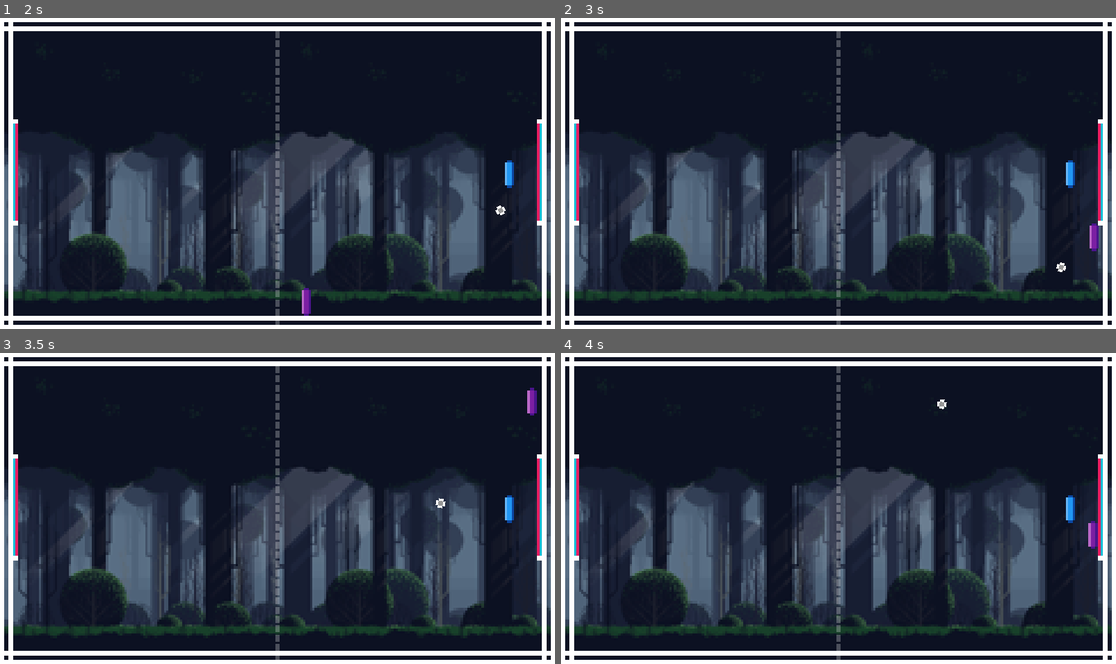
Above: before the commit, frames 1-4 (two rows, left to right).
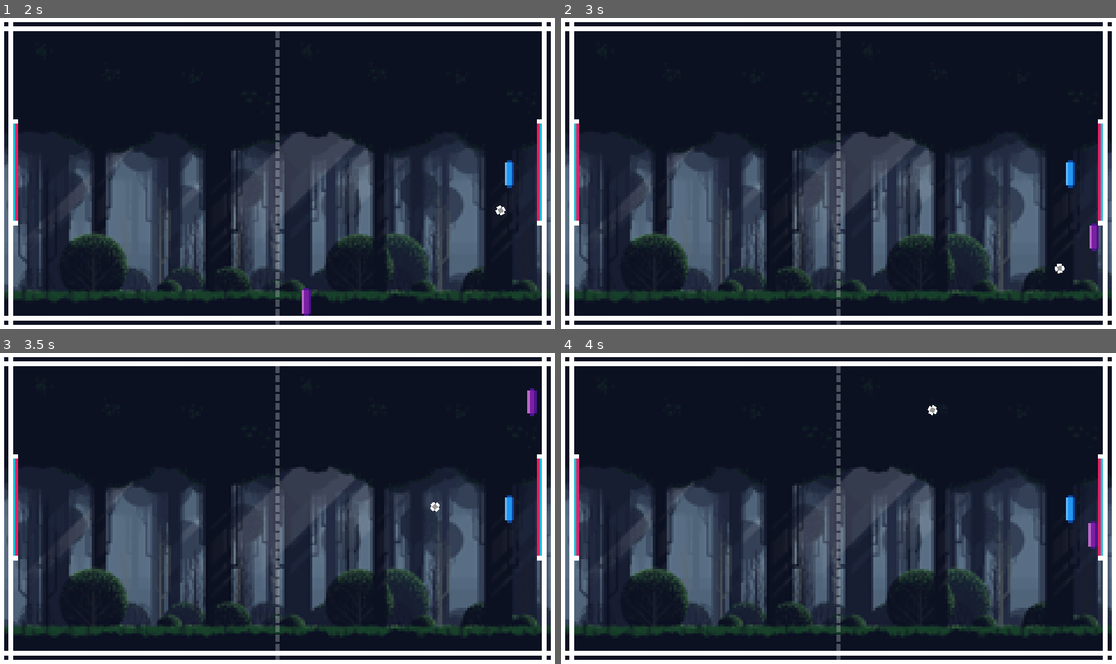
Above: after the commit, the same moments.

Repository: datavikingr/pong-redux
Game: Godot game, scene res://tscn/rect_board.tscn
Two runs of this game, one before a commit and one after it. Both use one fixed random seed, a clock stepped at 60 frames per second and the inputs below.
Inputs:
- Up to frame 1 (2 s): hold D (playerleft_right) 0.53-1.28 s; hold S (playerleft_down) from 1.28 s (still down)
- Up to frame 2 (3 s): release S (playerleft_down) at 2.03 s; hold D (playerleft_right) 2.03-2.78 s; hold W (playerleft_up) from 2.78 s (still down)
- Up to frame 3 (3.5 s): keep holding W (playerleft_up)
- Up to frame 4 (4 s): release W (playerleft_up) at 3.53 s; hold S (playerleft_down) from 3.53 s (still down)

Frame 1 is identical in both runs. In frame 2, less than 0.1% of the frame differs, in the area x 88-91%, y 78-83%; in frame 3, less than 0.1%; in frame 4, less than 0.1%, in the area x 66-70%, y 14-21%.

Commit message:
implementing the goals

Diff:
--- a/scripts/Player Layer.gd
+++ b/scripts/Player Layer.gd
@@ -30,13 +30,14 @@
 	ball = null
 
 func _on_goal_line_west_body_entered(body):
-	#Check for player or ball collision
-	if body.is_in_group("ball"):
+	print("contact")
+	if body.is_in_group("ball"): #Check for player or ball collision
 		print("GOAL BY Right Player")
 	pass # Replace with function body.
 
 
 func _on_goal_line_east_body_entered(body):
-	if body.is_in_group("ball"):
+	print("contact")
+	if body.is_in_group("ball"): #Check for player or ball collision
 		print("GOAL BY Left Player")
 	pass # Replace with function body.
--- a/tscn/rect_board.tscn
+++ b/tscn/rect_board.tscn
@@ -11,8 +11,7 @@
 [ext_resource type="Texture2D" uid="uid://c6v1f8y2ie18w" path="res://assets/paddlepurple.png" id="8_ojuyw"]
 [ext_resource type="Texture2D" uid="uid://6f63gilim4yq" path="res://assets/paddleblue.png" id="9_jjq5k"]
 [ext_resource type="Script" path="res://scripts/Player Right.gd" id="10_sr4sl"]
-[ext_resource type="Texture2D" uid="uid://bg3jjxcbcdlhn" path="res://assets/ball.png" id="10_tiwrw"]
-[ext_resource type="Script" path="res://scripts/Ball.gd" id="12_cigp0"]
+[ext_resource type="PackedScene" uid="uid://bub76p0i3bnrr" path="res://tscn/ball.tscn" id="12_7qi1f"]
 
 [sub_resource type="RectangleShape2D" id="RectangleShape2D_ojja3"]
 size = Vector2(2, 42)
@@ -23,9 +22,6 @@
 [sub_resource type="CapsuleShape2D" id="CapsuleShape2D_851qf"]
 radius = 2.0
 height = 12.5
-
-[sub_resource type="CircleShape2D" id="CircleShape2D_cohyg"]
-radius = 2.0
 
 [node name="rect_board" type="Node2D"]
 
@@ -144,8 +140,15 @@
 [node name="Goal West" type="Node2D" parent="Board Layer"]
 position = Vector2(7, 67)
 
-[node name="Goal Line West" type="StaticBody2D" parent="Board Layer/Goal West"]
-physics_material_override = ExtResource("2_q337k")
+[node name="Goal Line West" type="RigidBody2D" parent="Board Layer/Goal West"]
+mass = 1000.0
+inertia = 1000.0
+physics_material_override = ExtResource("2_q337k")
+gravity_scale = 0.0
+continuous_cd = 1
+lock_rotation = true
+freeze = true
+freeze_mode = 1
 
 [node name="Sprite2D" type="Sprite2D" parent="Board Layer/Goal West/Goal Line West"]
 rotation = -3.14159
@@ -179,8 +182,15 @@
 [node name="Goal East" type="Node2D" parent="Board Layer"]
 position = Vector2(233, 67)
 
-[node name="Goal Line East" type="StaticBody2D" parent="Board Layer/Goal East"]
-physics_material_override = ExtResource("2_q337k")
+[node name="Goal Line East" type="RigidBody2D" parent="Board Layer/Goal East"]
+mass = 1000.0
+inertia = 1000.0
+physics_material_override = ExtResource("2_q337k")
+gravity_scale = 0.0
+continuous_cd = 1
+lock_rotation = true
+freeze = true
+freeze_mode = 1
 
 [node name="Sprite2D" type="Sprite2D" parent="Board Layer/Goal East/Goal Line East"]
 scale = Vector2(1, 3.5)
@@ -244,15 +254,9 @@
 shape = SubResource("CapsuleShape2D_851qf")
 debug_color = Color(0.905882, 0.282353, 0.309804, 0.419608)
 
-[node name="Ball" type="RigidBody2D" parent="Player Layer"]
-position = Vector2(120, 67)
-mass = 20.0
-inertia = 2.0
-gravity_scale = 0.0
-script = ExtResource("12_cigp0")
-
-[node name="Sprite2D" type="Sprite2D" parent="Player Layer/Ball"]
-texture = ExtResource("10_tiwrw")
-
-[node name="CollisionShape2D" type="CollisionShape2D" parent="Player Layer/Ball"]
-shape = SubResource("CircleShape2D_cohyg")
+[node name="Ball" parent="Player Layer" instance=ExtResource("12_7qi1f")]
+
+[connection signal="body_entered" from="Board Layer/Goal West/Goal Line West" to="Player Layer" method="_on_goal_line_west_body_entered"]
+[connection signal="body_entered" from="Board Layer/Goal East/Goal Line East" to="Player Layer" method="_on_goal_line_east_body_entered"]
+
+[editable path="Player Layer/Ball"]
Not shown: 1 places in tscn/rect_board.tscn that only renumber resources
